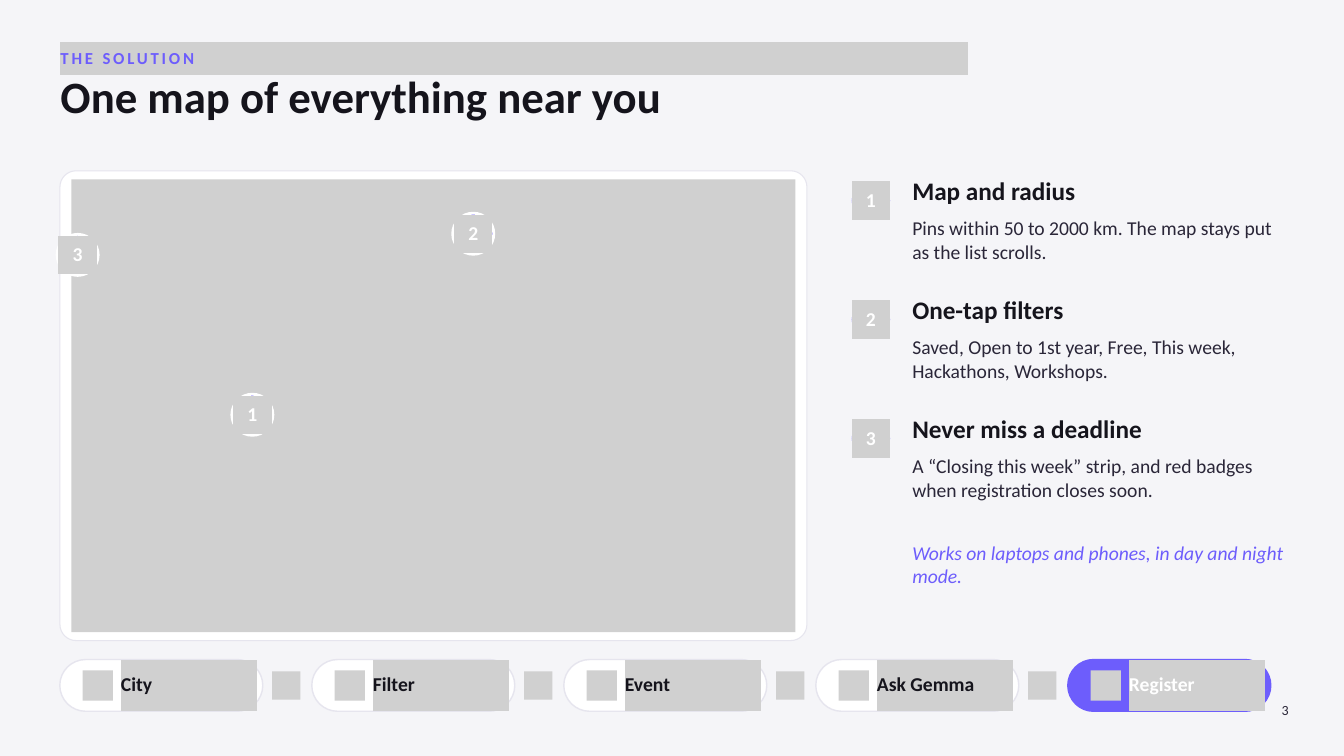
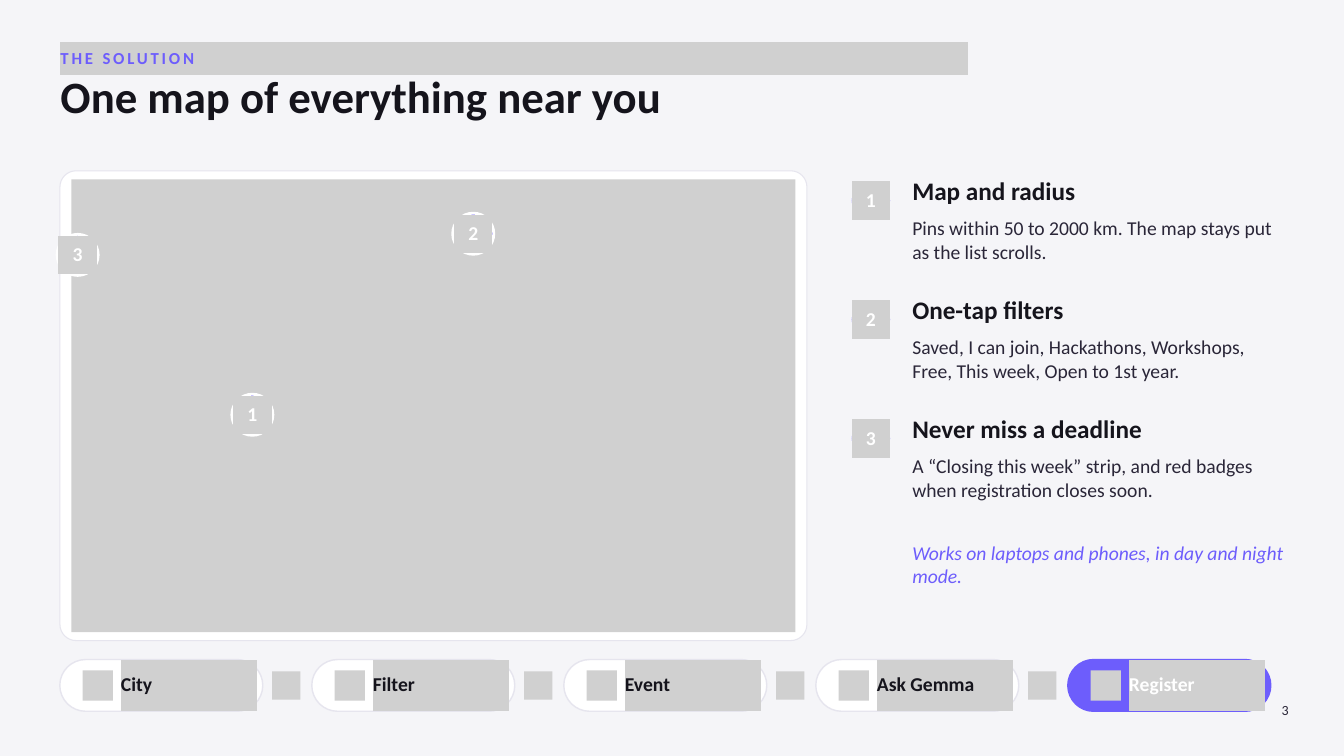
Before and after one commit to DivyanshBhandary/HackFindr, a slide deck: slide 3 of docs/HackFindr_presentation.pptx. Drawn at 1344x756 pixels with LibreOffice and Linux fonts; fonts in the diff are those of the drawing; grey boxes stand for pictures. Boxes give left, top, right and bottom in pixels: in the first picture for what was removed or moved away, otherwise in the second. Text is boxed around its words. In the diff, an @@ line names an element or a change of style, - is before the commit and + after.

```diff
--- a/docs/HackFindr_presentation.pptx
+++ b/docs/HackFindr_presentation.pptx
@@ text at (x1=912, y1=340, x2=1245, y2=381): text changed @@
-Saved, Open to 1st year, Free, This week, Hackathons, Workshops.
+Saved, I can join, Hackathons, Workshops, Free, This week, Open to 1st year.
```
Also in this commit, not shown: 5 other slides changed, 5 slides added, 20 other files.
